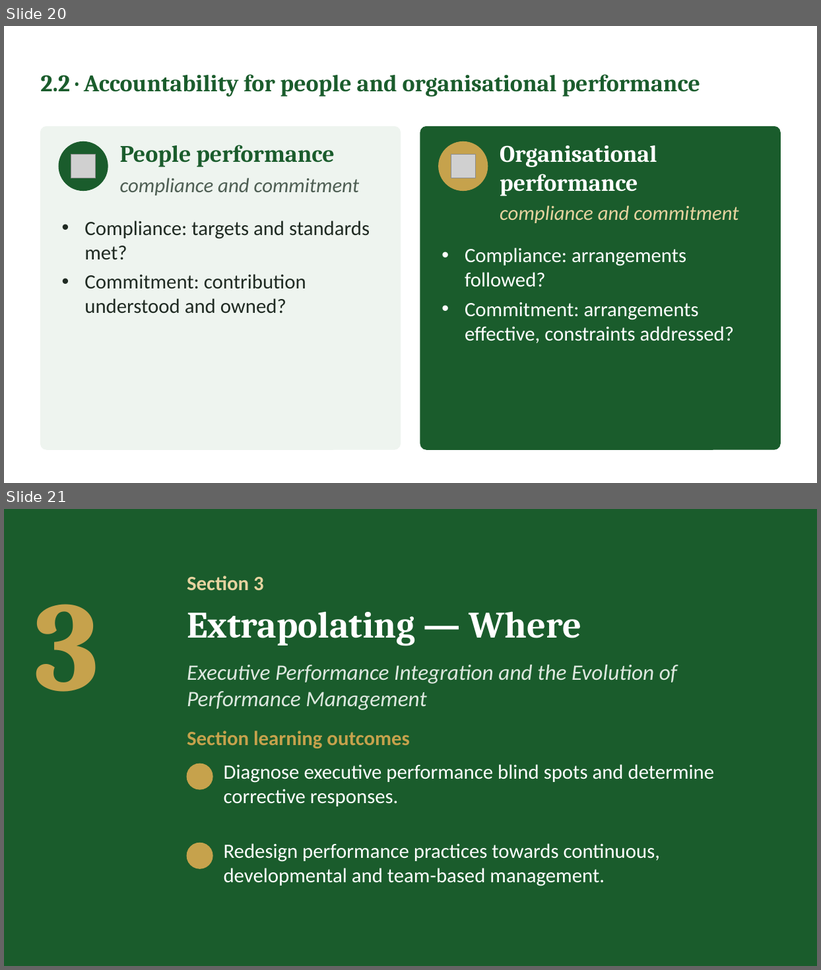
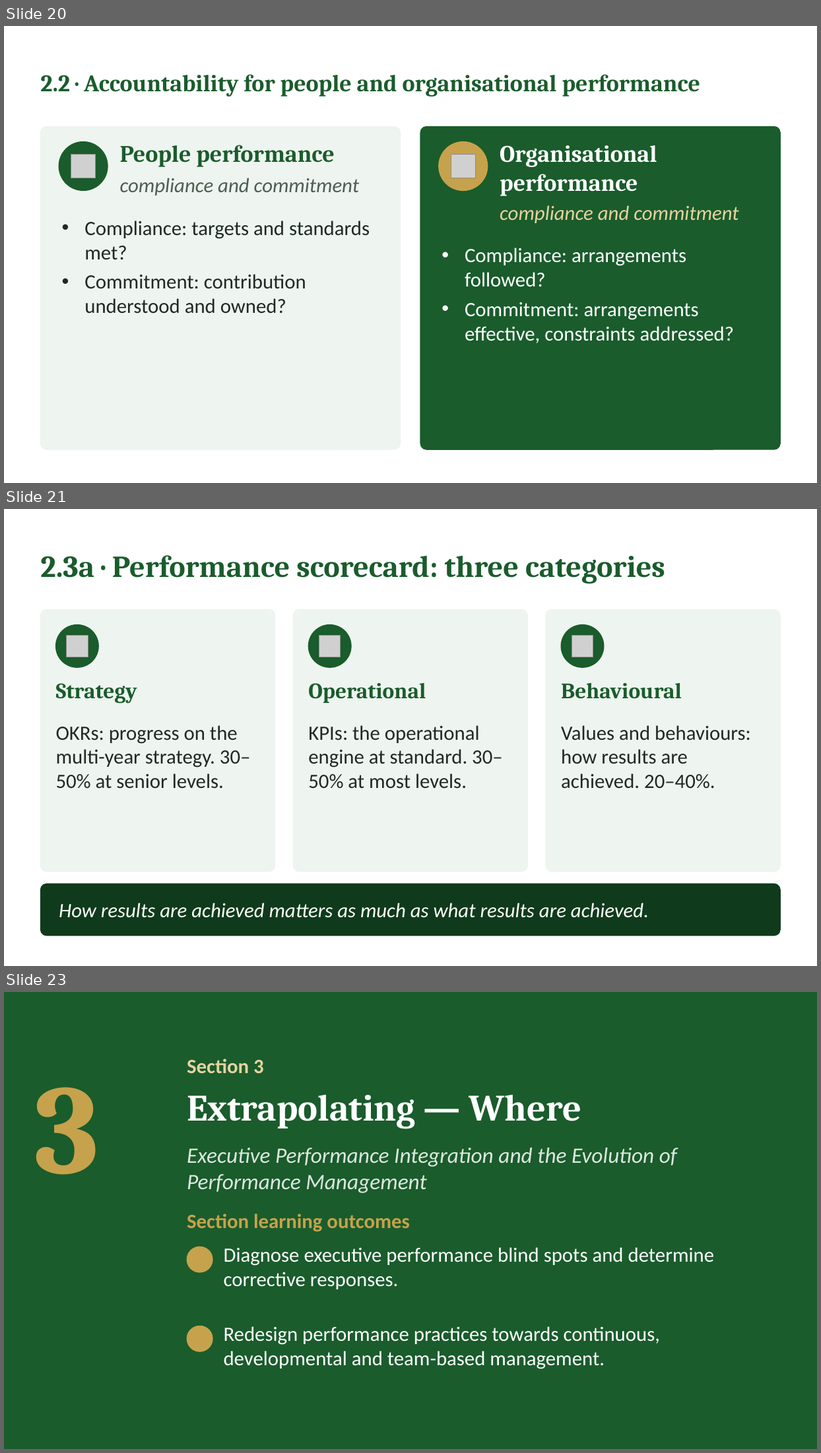
Before and after one commit to IBSL26/ibsl-platform, a slide deck: Unit decks/Unit 06 - Performance Management Setup.pptx. Shown one above the other, each under a label of ours: slides 20 and 21 before the commit, slides 20, 21 and 23 after it; the slides between them are not shown. The pictures are 821x970 and 821x1453 pixels, drawn with LibreOffice and Linux fonts; fonts in the diff are those of the drawing; grey boxes stand for pictures; background and template pictures are left out. Boxes give left, top, right and bottom in pixels: in the first picture for what was removed or moved away, otherwise in the second. Text is boxed around its words. In the diff, an @@ line names an element or a change of style, - is before the commit and + after.

Commit message:
Unit 6 deck: CEO Performance Scorecard slides (2.3a, 2.3b, 5.3)

```diff
--- a/Unit decks/Unit 06 - Performance Management Setup.pptx
+++ b/Unit decks/Unit 06 - Performance Management Setup.pptx
@@ slide 21 added at [4, 509, 817, 966], background #FFFFFF @@
@@ text added at [40, 555, 665, 584], 36 pt, text #1A5C2C, bold @@
+2.3a · Performance scorecard: three categories
@@ rounded rectangle added at [40, 609, 275, 872], fill #EEF4EF, outline #EEF4EF 1 pt @@
@@ ellipse added at [56, 625, 98, 667], fill #1A5C2C, outline #1A5C2C 1 pt @@
@@ rounded rectangle added at [293, 609, 527, 872], fill #EEF4EF, outline #EEF4EF 1 pt @@
@@ ellipse added at [308, 625, 351, 667], fill #1A5C2C, outline #1A5C2C 1 pt @@
@@ rounded rectangle added at [547, 609, 781, 872], fill #EEF4EF, outline #EEF4EF 1 pt @@
@@ ellipse added at [562, 625, 604, 667], fill #1A5C2C, outline #1A5C2C 1 pt @@
@@ picture added at [66, 636, 88, 657] @@
@@ picture added at [319, 636, 341, 657] @@
@@ picture added at [572, 636, 593, 657] @@
@@ text added at [56, 683, 137, 703], 26 pt, text #1A5C2C, bold @@
+Strategy
@@ text added at [308, 683, 426, 703], 26 pt, text #1A5C2C, bold @@
+Operational
@@ text added at [561, 683, 682, 699], 26 pt, text #1A5C2C, bold @@
+Behavioural
@@ text added at [56, 725, 251, 789], 24 pt, text #1F2A22 @@
+OKRs: progress on the multi-year strategy. 30–50% at senior levels.
@@ text added at [308, 725, 503, 789], 24 pt, text #1F2A22 @@
+KPIs: the operational engine at standard. 30–50% at most levels.
@@ text added at [561, 725, 751, 789], 24 pt, text #1F2A22 @@
+Values and behaviours: how results are achieved. 20–40%.
@@ rounded rectangle added at [40, 884, 781, 936], fill #0F3B1C, outline #0F3B1C 1 pt @@
@@ text added at [59, 903, 649, 918], 24 pt, text #FFFFFF, italic @@
+How results are achieved matters as much as what results are achieved.
@@ what was slide 21 is now slide 23 @@
```
Also in this commit, not shown: 2 other slides added, 3 other files.
